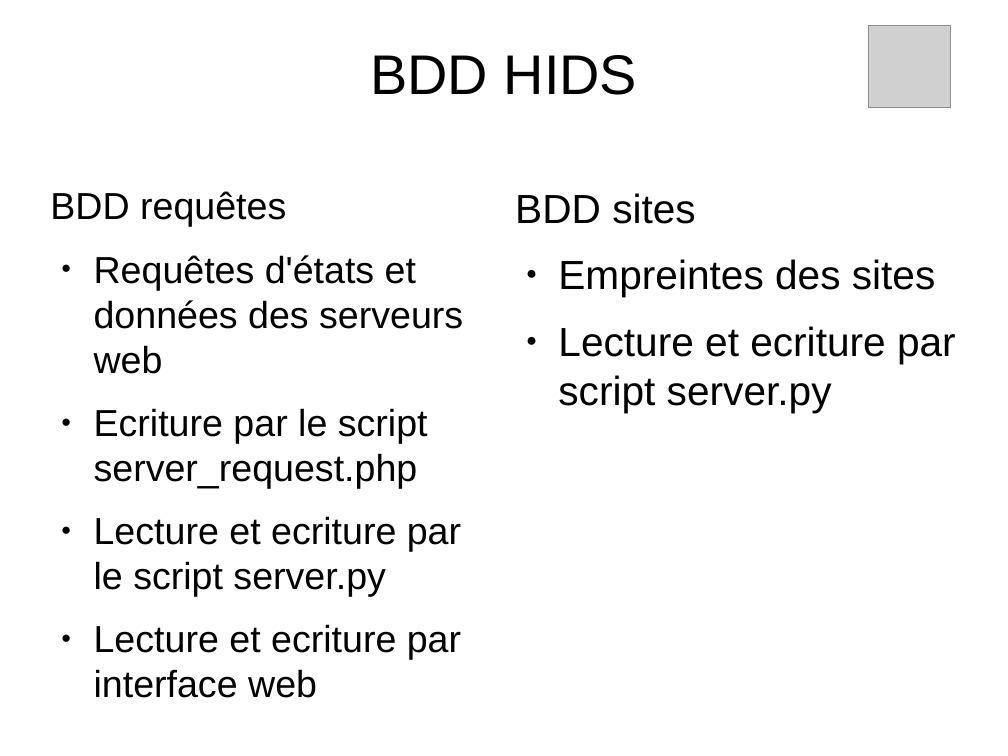
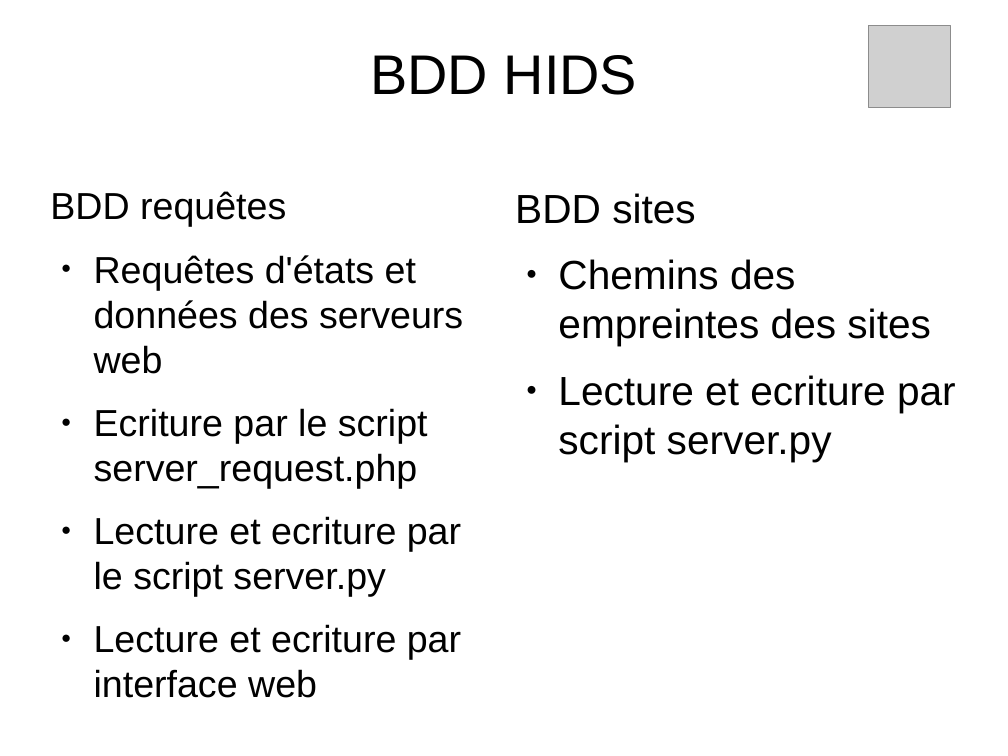
Before and after one commit to maximecohen2/secu_b3_TP-lab2, a slide deck: slide 5 of doc/Infrastructure.odp. Drawn at 1008x756 pixels with LibreOffice and Linux fonts; fonts in the diff are those of the drawing; grey boxes stand for pictures; background and template pictures are left out. Boxes give left, top, right and bottom in pixels: in the first picture for what was removed or moved away, otherwise in the second. Text is boxed around its words. In the diff, an @@ line names an element or a change of style, - is before the commit and + after.

Commit message:
correction hids and doc

```diff
--- a/doc/Infrastructure.odp
+++ b/doc/Infrastructure.odp
@@ text at box(558, 259, 931, 346): text changed @@
-● Empreintes des sites
+● Chemins des empreintes des sites
```
Also in this commit, not shown: 1 other slide changed, 2 other files.
